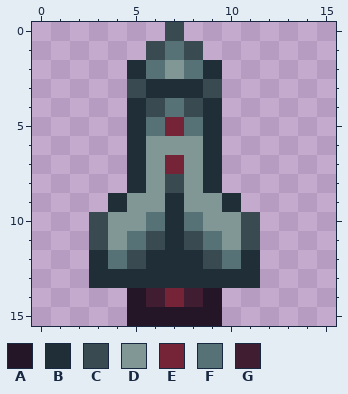
Pixel-art sprite: Assets/Sprites/Rockets/rocket2.png. That is the earlier state.
The file is 16x16 pixels.
Palette (. is transparent): A #241527  B #202e37  C #394a50  D #819796  E #752438  F #577277  G #411d31
The result:
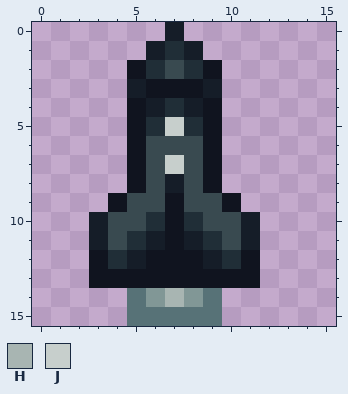
Colours new in this view: H #a8b5b2  J #c7cfcc
Diff:
colour A: #241527 -> #577277
colour B: #202e37 -> #10141f
colour C: #394a50 -> #151d28
colour D: #819796 -> #394a50
colour F: #577277 -> #202e37
colour G: #411d31 -> #819796
Changed rows in their new state; - is a pixel that keeps its letter.
first column x 7:
 5 J
 7 J
first column x 7:
14 H
Changed places in both pictures, as pixel boxes (x1, y1, x2, y2):
changed: (89, 22, 260, 326)
